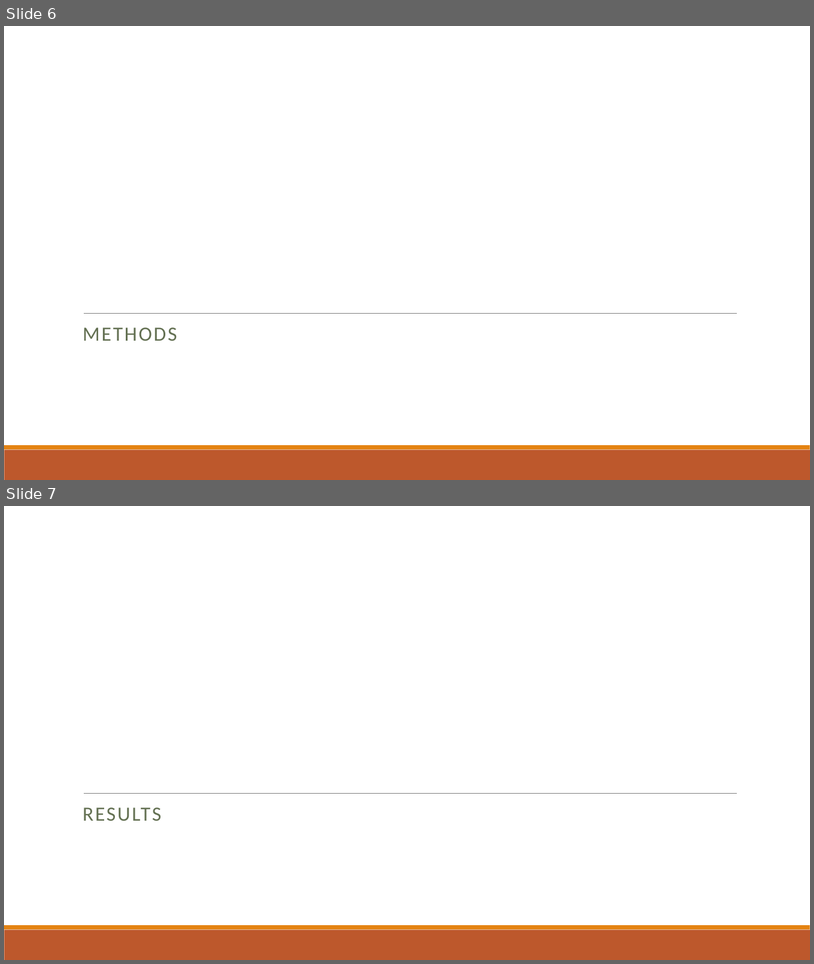
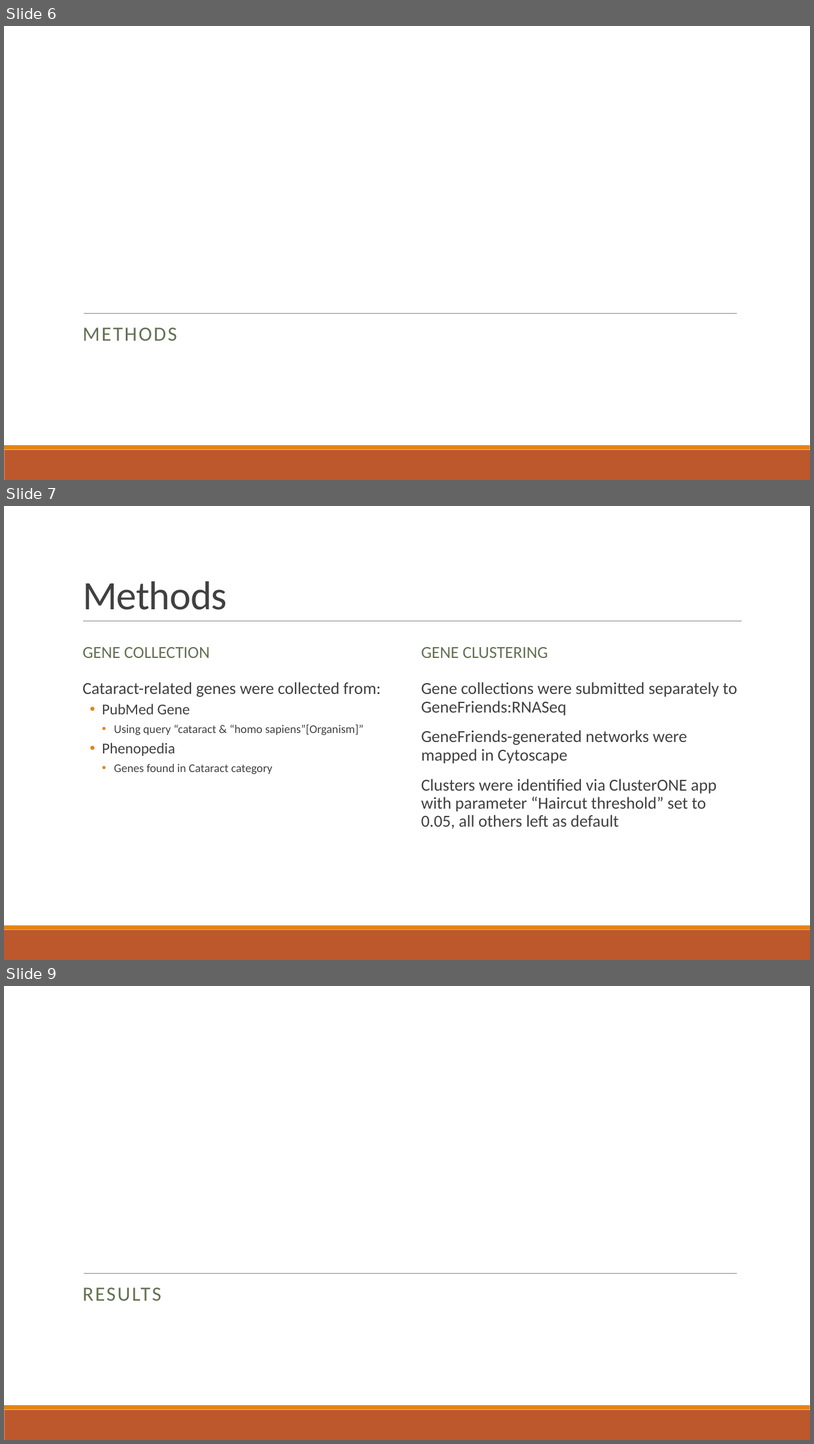
Before and after one commit to dyaom/REHS-2019, a slide deck: Cataract.pptx. Shown one above the other, each under a label of ours: slides 6 and 7 before the commit, slides 6, 7 and 9 after it; the slides between them are not shown. The pictures are 814x964 and 814x1444 pixels, drawn with LibreOffice and Linux fonts; fonts in the diff are those of the drawing. Boxes give left, top, right and bottom in pixels: in the first picture for what was removed or moved away, otherwise in the second. Text is boxed around its words. In the diff, an @@ line names an element or a change of style, - is before the commit and + after.

```diff
--- a/Cataract.pptx
+++ b/Cataract.pptx
@@ slide 7 added at <box>4,506,810,960</box>, background #FFFFFF; not listed: 2 template elements that a slide beside it also shows @@
@@ title added at <box>83,581,227,610</box>, 48 pt, text #404040 @@
+Methods
@@ line added from (83, 621) to (743, 621), #808080 0.5 pt @@
@@ text added at <box>83,647,210,658</box>, 20 pt, text #637052 @@
+GENE COLLECTION
@@ text added at <box>422,647,548,658</box>, 20 pt, text #637052 @@
+GENE CLUSTERING
@@ text added at <box>83,682,381,774</box>, 14 pt, text #404040 @@
+  Cataract-related genes were collected from:
+  • PubMed Gene
+    • Using query “cataract & “homo sapiens”[Organism]”
+  • Phenopedia
+    • Genes found in Cataract category
@@ text added at <box>422,682,738,829</box>, 20 pt, text #404040 @@
+  Gene collections were submitted separately to GeneFriends:RNASeq
+  GeneFriends-generated networks were mapped in Cytoscape
+  Clusters were identified via ClusterONE app with parameter “Haircut threshold” set to 0.05, all others left as default
@@ what was slide 7 is now slide 9 @@
```
Also in this commit, not shown: 3 slides changed, 2 other slides added, 24 other files.
